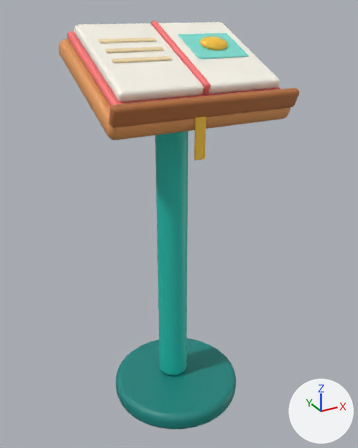
A saved change to the FBX model EvolutionShop/Assets/EvolutionShop/Resources/Art/GrowthKit/Catalog.fbx.
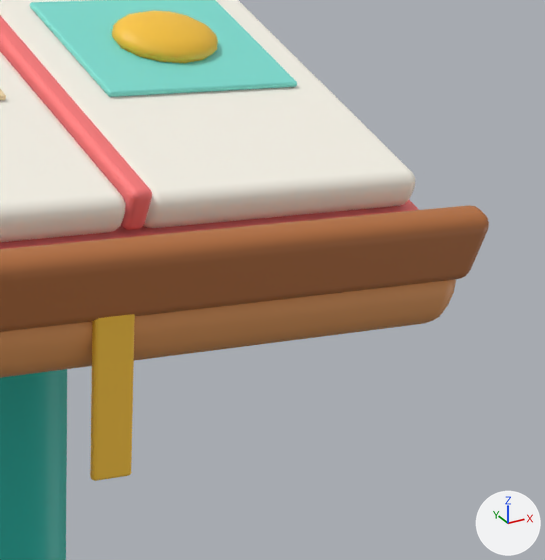
Old and new are each drawn whole from a 50 mm camera at (-0.625, -1.157, 1.172) aimed at (0.014, 0.004, 0.591) and again close up on the part from 48% to 88% of the width and 7% to 40% of the height. The lights are fixed; the arrows at lower right show +X, +Y and +Z. The first two pictures are the older version. Where no turn or scale is listed for an object, it has been applied to the vertices.

The older version as bpy lines, for what is in view:
```python
me_cylinder_118 = bpy.data.meshes.new('Cylinder.118')
me_cylinder_118.from_pydata(...)  # 2540 vertices, 2440 faces; spans x -0.25..0.25, y -0.2..0.2, z 0.0..1.137
me_cylinder_118.materials.append(mat_gk_tealdark)  # cyan #15867f
me_cylinder_118.materials.append(mat_gk_teal)  # cyan #22bfb0
me_cylinder_118.materials.append(mat_gk_wood)  # orange #e39a5a
me_cylinder_118.materials.append(mat_gk_wooddark)  # orange #b9713d
me_cylinder_118.materials.append(mat_gk_coral)  # red #ff7a7a
me_cylinder_118.materials.append(mat_gk_paper)  # white #fffbef
me_cylinder_118.materials.append(mat_gk_teallight)  # cyan #7fe3d6
me_cylinder_118.materials.append(mat_gk_yellow)  # yellow #ffc93c
me_cylinder_118.materials.append(mat_gk_sand)  # beige #f7dfae
ob_catalog_mesh = bpy.data.objects.new('Catalog mesh', me_cylinder_118)
ob_catalog_mesh.location = (0.0, 0.0, 0.0)
```
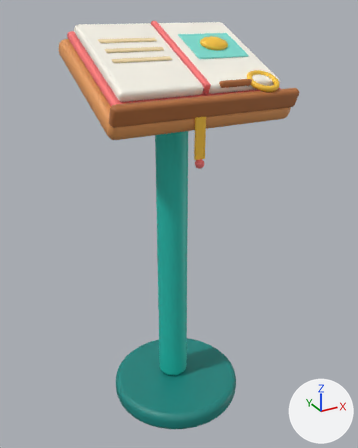
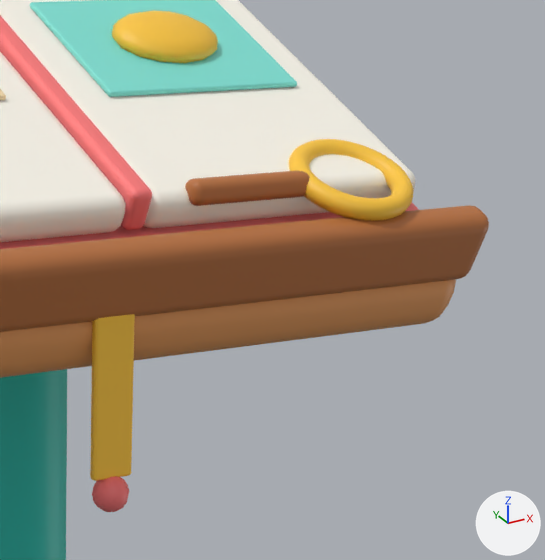
Edits to the scene script, one JSON object a line:
```json
{"op": "add", "block": "mat_gk_gold", "code": ["mat_gk_gold = principled_material('GK_Gold')", "mat_gk_gold.base_color = (1.0, 0.584, 0.0452)  # yellow #ffc93c"]}
{"block": "me_cylinder_118", "where": "# used by ob_catalog_mesh; location = (0.0, 0.0, 0.0)"}
{"op": "remove", "block": "me_cylinder_118", "code": "me_cylinder_118.from_pydata(...)  # 2540 vertices, 2440 faces; spans x -0.25..0.25, y -0.2..0.2, z 0.0..1.137"}
{"op": "add", "block": "me_cylinder_118", "code": "me_cylinder_118.from_pydata(...)  # 3340 vertices, 3246 faces; spans x -0.25..0.25, y -0.2..0.2, z 0.0..1.137"}
{"block": "me_cylinder_118", "change": "me_cylinder_118 part 1: a new loose piece, a UV sphere (10 segments, 8 rings, poles along z) spanning x -0.041..-0.019, y -0.19..-0.166, z 0.816..0.84, in mat_gk_coral (red #ff7a7a)"}
{"block": "me_cylinder_118", "change": "me_cylinder_118 part 2: a new loose piece of 576 vertices spanning x 0.118..0.202, y -0.195..-0.118, z 0.983..1.026, in mat_gk_gold (yellow #ffc93c)"}
{"block": "me_cylinder_118", "change": "me_cylinder_118 part 3: a new loose piece of 152 vertices spanning x 0.035..0.125, y -0.164..-0.148, z 0.996..1.012, in mat_gk_wooddark (orange #b9713d)"}
{"op": "add", "block": "me_cylinder_118", "code": "me_cylinder_118.materials.append(mat_gk_gold)  # yellow #ffc93c"}
```

Location of each change, [x1, y1, x2, y2] in pixels of the close-ups (545 x 560 px):
```json
{"part": 1, "of": "me_cylinder_118", "change": "added", "after": [92, 476, 129, 512], "on screen": "red"}
{"part": 2, "of": "me_cylinder_118", "change": "added", "after": [289, 139, 413, 221]}
{"part": 3, "of": "me_cylinder_118", "change": "added", "after": [185, 170, 310, 206], "on screen": "orange"}
```
